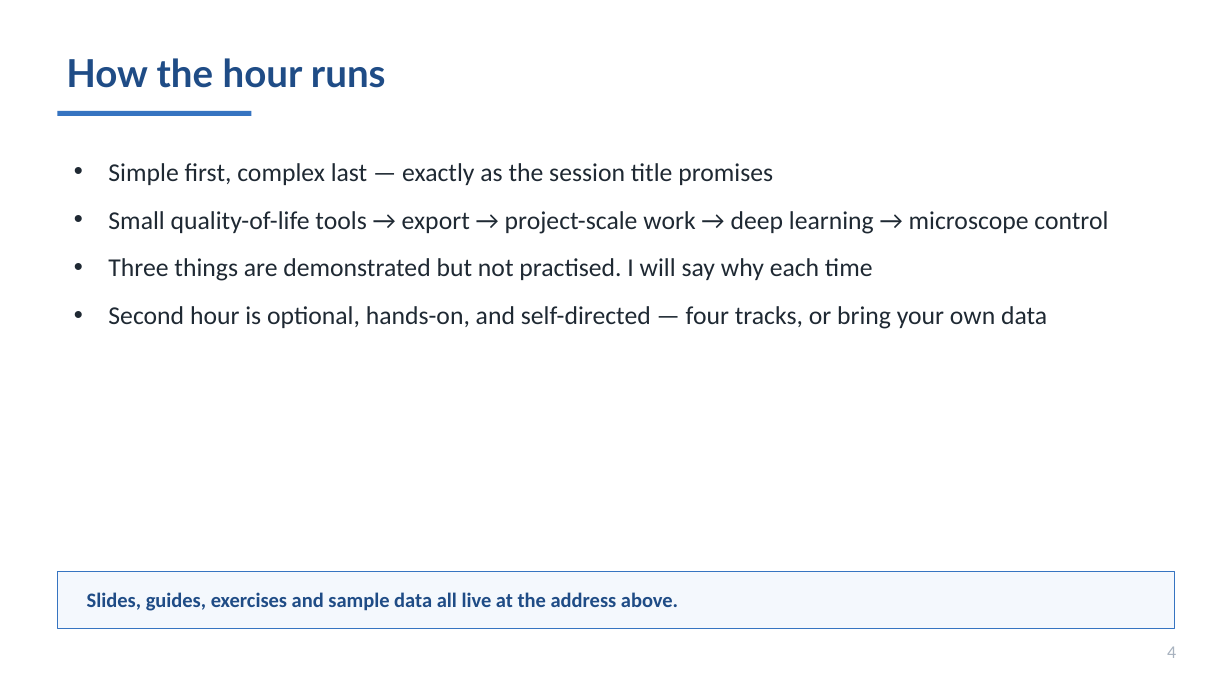
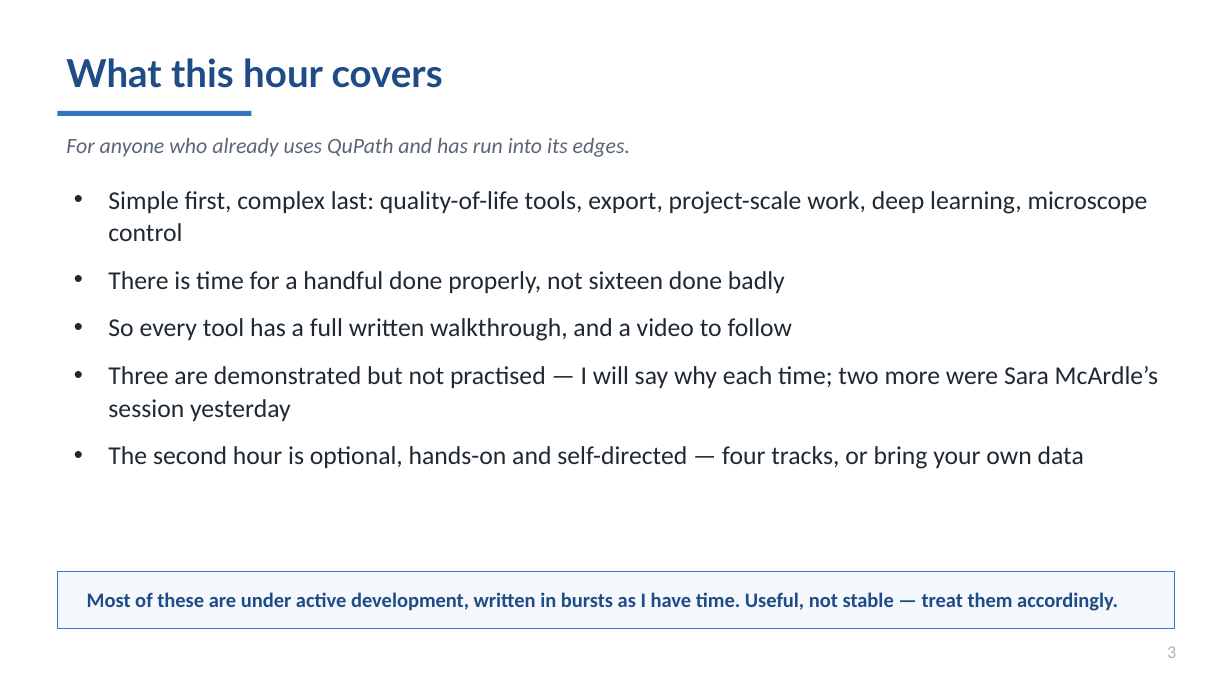
Before and after one commit to MichaelSNelson/BINA-I2K-2026-QuPath-Extensions, a slide deck: slide 3 of I2K_2026_QuPath_Extensions.pptx (slide 4 before the commit). Drawn at 1232x693 pixels with LibreOffice and Linux fonts; fonts in the diff are those of the drawing. Boxes give left, top, right and bottom in pixels: in the first picture for what was removed or moved away, otherwise in the second. Text is boxed around its words. In the diff, an @@ line names an element or a change of style, - is before the commit and + after.

```diff
--- a/I2K_2026_QuPath_Extensions.pptx
+++ b/I2K_2026_QuPath_Extensions.pptx
@@ text at bbox=[66, 58, 443, 88]: text changed @@
-How the hour runs
+What this hour covers
@@ text added at bbox=[66, 138, 630, 157], 17 pt, text #5A6675, italic @@
+For anyone who already uses QuPath and has run into its edges.
@@ text at bbox=[108, 191, 1158, 469]: text changed @@
-• Simple first, complex last — exactly as the session title promises
-• Small quality-of-life tools → export → project-scale work → deep learning → microscope control
-• Three things are demonstrated but not practised. I will say why each time
-• Second hour is optional, hands-on, and self-directed — four tracks, or bring your own data
+• Simple first, complex last: quality-of-life tools, export, project-scale work, deep learning, microscope control
+• There is time for a handful done properly, not sixteen done badly
+• So every tool has a full written walkthrough, and a video to follow
+• Three are demonstrated but not practised — I will say why each time; two more were Sara McArdle’s session yesterday
+• The second hour is optional, hands-on and self-directed — four tracks, or bring your own data
@@ text at bbox=[87, 592, 1118, 611]: text changed @@
-Slides, guides, exercises and sample data all live at the address above.
+Most of these are under active development, written in bursts as I have time. Useful, not stable — treat them accordingly.
@@ text at bbox=[1167, 646, 1176, 658]: text changed @@
-4
+3
```
Also in this commit, not shown: 41 other slides changed, 1 slide added, 11 slides removed, 4 other files.
